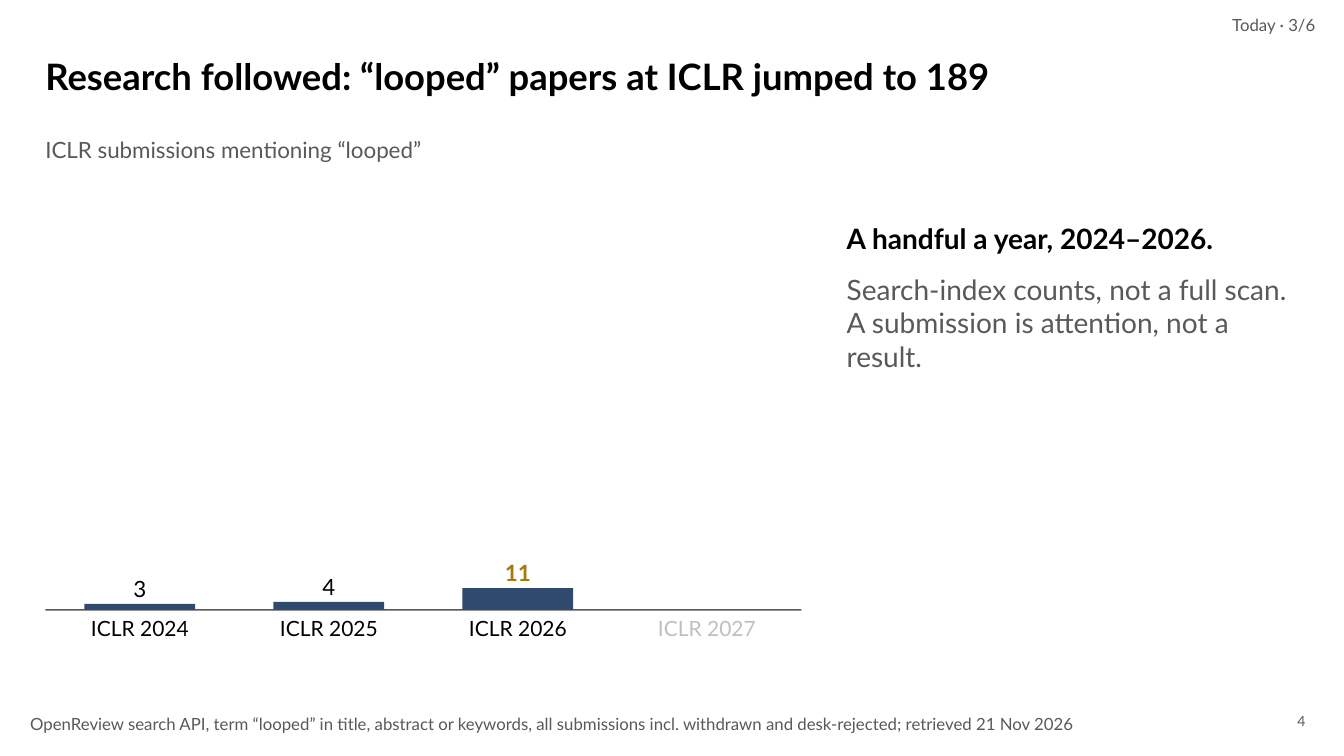
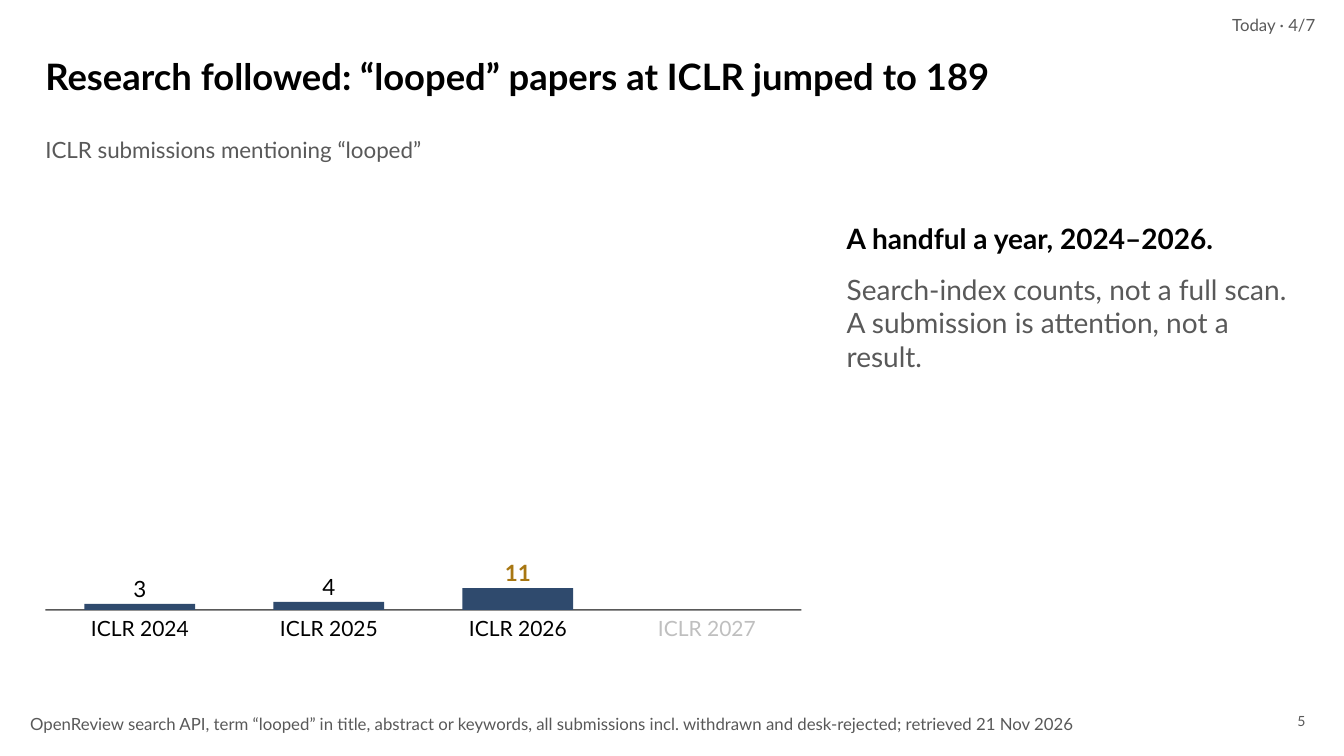
Before and after one commit to irregular6612/agi-hw2, a slide deck: slide 5 of build/out/looped-transformers.pptx (slide 4 before the commit). Drawn at 1344x756 pixels with LibreOffice and Linux fonts; fonts in the diff are those of the drawing. Boxes give left, top, right and bottom in pixels: in the first picture for what was removed or moved away, otherwise in the second. Text is boxed around its words. In the diff, an @@ line names an element or a change of style, - is before the commit and + after.

```diff
--- a/build/out/looped-transformers.pptx
+++ b/build/out/looped-transformers.pptx
@@ text at bbox=[1232, 18, 1315, 34]: text changed @@
-Today · 3/6
+Today · 4/7
@@ page number at bbox=[1297, 716, 1305, 726]: text changed @@
-4
+5
```
Also in this commit, not shown: 5 other slides changed, 1 slide added, 7 other files.
